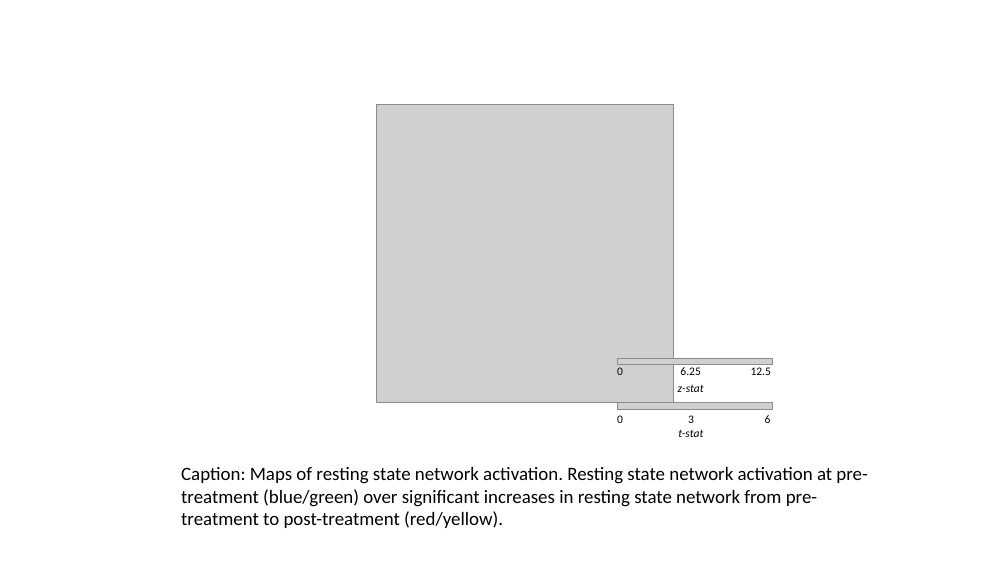
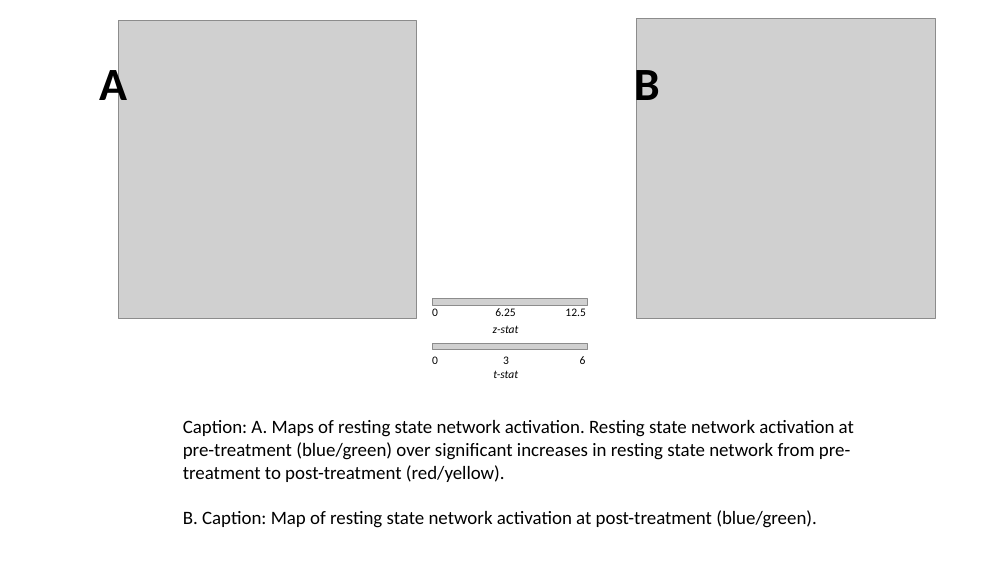
Before and after one commit to fsleyes/restingstate, a slide deck: slide 1 of restingstate_figures.pptx. Drawn at 1008x567 pixels with LibreOffice and Linux fonts; fonts in the diff are those of the drawing; grey boxes stand for pictures. Boxes give left, top, right and bottom in pixels: in the first picture for what was removed or moved away, otherwise in the second. Text is boxed around its words. In the diff, an @@ line names an element or a change of style, - is before the commit and + after.

```diff
--- a/restingstate_figures.pptx
+++ b/restingstate_figures.pptx
@@ picture: place and size @@
-picture at (377, 104, 675, 402)
+picture at (119, 20, 417, 318)
@@ picture added at (636, 19, 935, 318) @@
@@ text added at (99, 62, 127, 112), 44 pt, text #000000, bold @@
+A
@@ text added at (634, 62, 660, 112), 44 pt, text #000000, bold @@
+B
@@ 4 texts, 2 pictures: place and size @@
-4 texts, 2 pictures at (617, 358, 772, 437)
+4 texts, 2 pictures at (432, 299, 587, 378)
@@ text at (183, 420, 854, 528): text changed @@
-Caption: Maps of resting state network activation. Resting state network activation at pre-treatment (blue/green) over significant increases in resting state network from pre-treatment to post-treatment (red/yellow).
+Caption: A. Maps of resting state network activation. Resting state network activation at pre-treatment (blue/green) over significant increases in resting state network from pre-treatment to post-treatment (red/yellow).
+B. Caption: Map of resting state network activation at post-treatment (blue/green).
```
Also in this commit, not shown: 1 other file.
